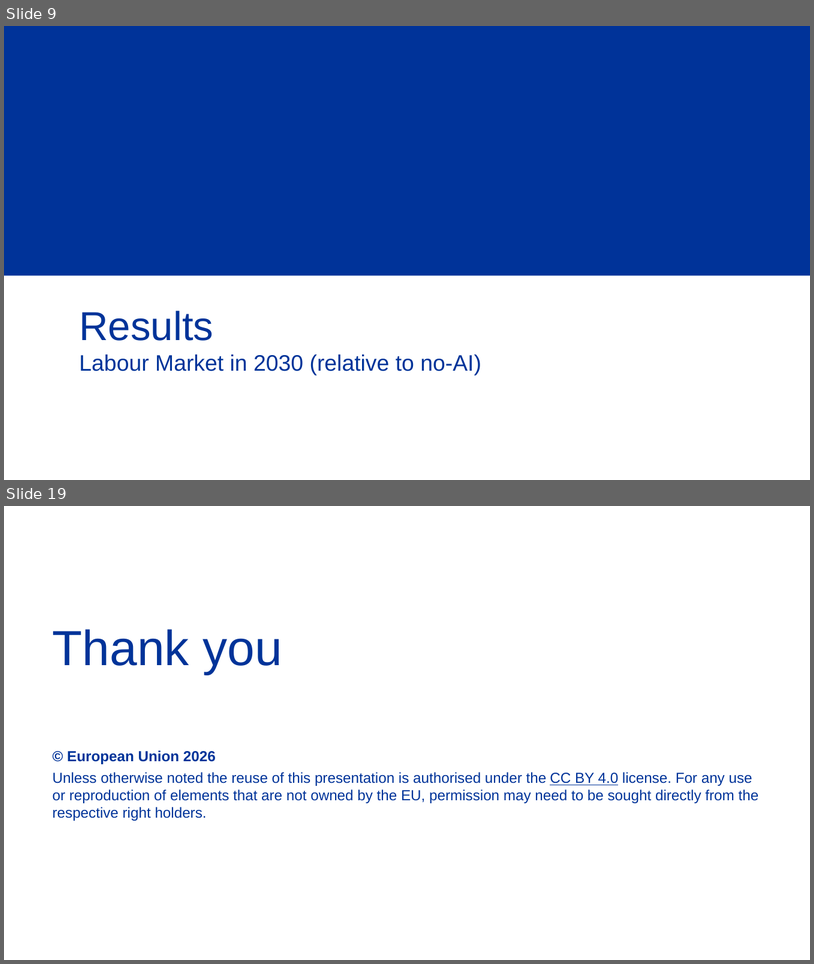
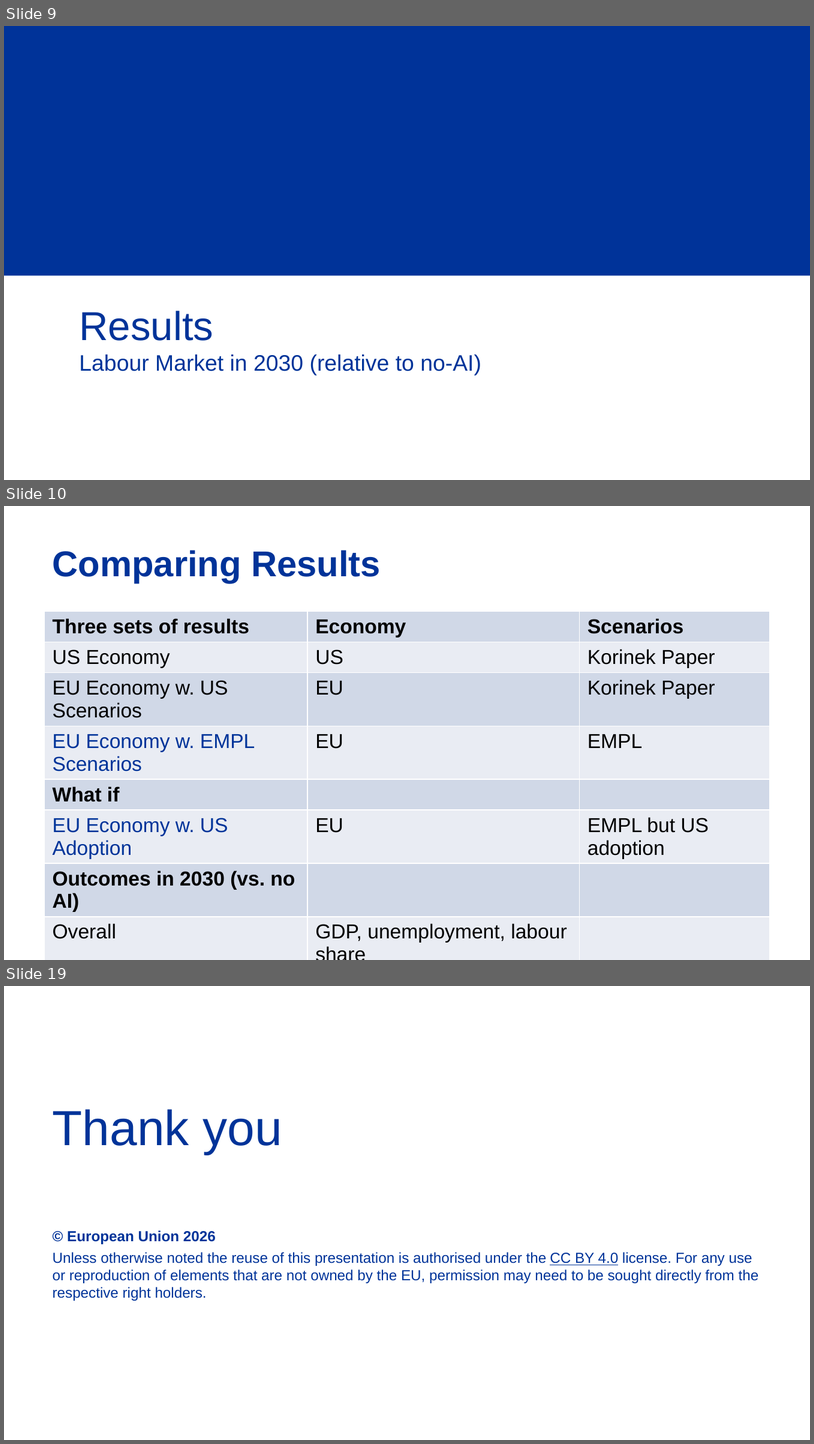
Before and after one commit to COM-EMPL-Analysis-Statistics/econ-scenarios, a slide deck: european_values/presentation/eu_ai_scenarios.pptx. Shown one above the other, each under a label of ours: slides 9 and 19 before the commit, slides 9, 10 and 19 after it; the slides between them are not shown. The pictures are 814x964 and 814x1444 pixels, drawn with LibreOffice and Linux fonts; fonts in the diff are those of the drawing; background and template pictures are left out. Boxes give left, top, right and bottom in pixels: in the first picture for what was removed or moved away, otherwise in the second. Text is boxed around its words. In the diff, an @@ line names an element or a change of style, - is before the commit and + after.

```diff
--- a/european_values/presentation/eu_ai_scenarios.pptx
+++ b/european_values/presentation/eu_ai_scenarios.pptx
@@ slide 10 added at [4, 506, 810, 960], background #FFFFFF @@
@@ title added at [53, 550, 381, 583], 32 pt, text #003399, bold @@
+Comparing Results
@@ table added at [44, 612, 770, 945], 9 rows, 3 columns @@
+Three sets of results | Economy | Scenarios
+US Economy | US | Korinek Paper
+EU Economy w. US Scenarios | EU | Korinek Paper
+EU Economy w. EMPL Scenarios | EU | EMPL
+What if |  | 
+EU Economy w. US Adoption | EU | EMPL but US adoption
+Outcomes in 2030 (vs. no AI) |  | 
+Overall | GDP, unemployment, labour share | 
+Cognitive workers | wage, employment | 
```
Also in this commit, not shown: 1 slide changed, 4 other slides added, 2 slides removed, 20 other files.
